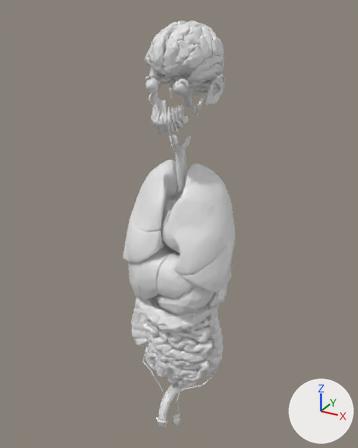
A saved change to the glTF model public/modelli/organi.glb.
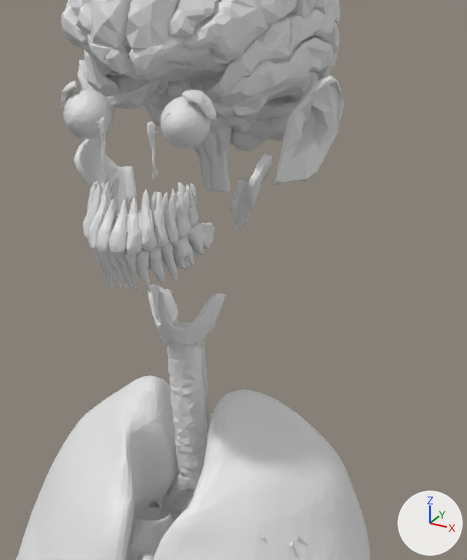
Each version appears first whole from a 50 mm lens placed at (0.479, -0.974, 1.655), pointed at (-0.013, -0.079, 1.208), and next in a close-up on the part from 36% to 73% of the width and 12% to 47% of the height. The axes (+X, +Y, +Z) are drawn at lower right. The lights are the same throughout. The first two pictures are the older version. Where no turn or scale is listed for an object, it has been applied to the vertices.

The older version as bpy lines, for what is in view:
```python
me_fj1262 = bpy.data.meshes.new('FJ1262')
me_fj1262.from_pydata(...)  # 96 vertices, 188 faces; spans x -0.0047..0.0047, y -0.004..0.004, z -0.0142..0.0142
me_fj1265 = bpy.data.meshes.new('FJ1265')
me_fj1265.from_pydata(...)  # 73 vertices, 142 faces; spans x -0.0044..0.0044, y -0.0064..0.0064, z -0.0132..0.0132
me_fj1787 = bpy.data.meshes.new('FJ1787')
me_fj1787.from_pydata(...)  # 263 vertices, 522 faces; spans x -0.017..0.017, y -0.0422..0.0422, z -0.0309..0.0309
ob_fj1262 = bpy.data.objects.new('FJ1262', me_fj1262)
ob_fj1262.location = (0.0199, -0.1635, 1.4689)
ob_fj1265 = bpy.data.objects.new('FJ1265', me_fj1265)
ob_fj1265.location = (0.0039, -0.1768, 1.4655)
ob_fj1787 = bpy.data.objects.new('FJ1787', me_fj1787)
ob_fj1787.location = (0.0316, -0.1164, 1.5913)
# also in view: 'FJ1833' at (0.016, -0.112, 1.591); 'ZA-superior-lobe-of-left-lung' at (0.064, -0.114, 1.254); 'FJ1838' at (-0.046, -0.091, 1.548); 'FJ2541' at (0.0, -0.094, 1.34); 'ZA-superior-lobe-of-right-lung' at (-0.06, -0.105, 1.289)
```
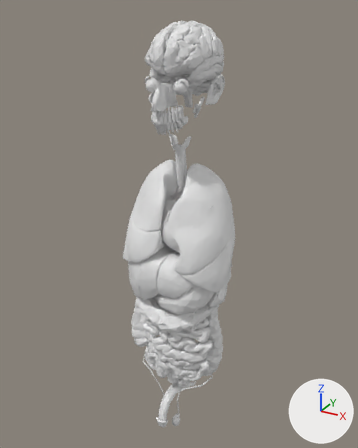
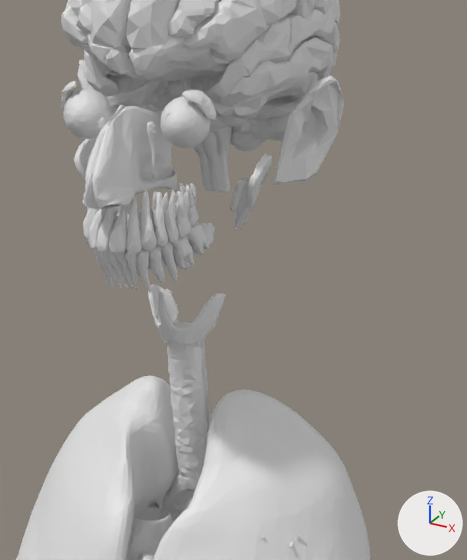
Pixel boxes (x1, y1, x2, y2) of what changed, in the close-ups (467 x 560 px):
'ZA-mucosa-of-nasal-cavity', added
    after: (82, 105, 177, 210)
'ZA-right-parotid-gland', unchanged, covered by the edit
    both: (74, 138, 137, 214)

The change, as a list of edits to the scene's bpy script:
```text
Add me_za_mucosa_of_nasal_cavity:
    me_za_mucosa_of_nasal_cavity.from_pydata(...)  # 983 vertices, 1996 faces; spans x -0.0141..0.0141, y -0.0341..0.0341, z -0.0249..0.0249
Add ob_za_mucosa_of_nasal_cavity:
    ob_za_mucosa_of_nasal_cavity = bpy.data.objects.new('ZA-mucosa-of-nasal-cavity', me_za_mucosa_of_nasal_cavity)
    ob_za_mucosa_of_nasal_cavity.location = (-0.0008, -0.1647, 1.501)
```
